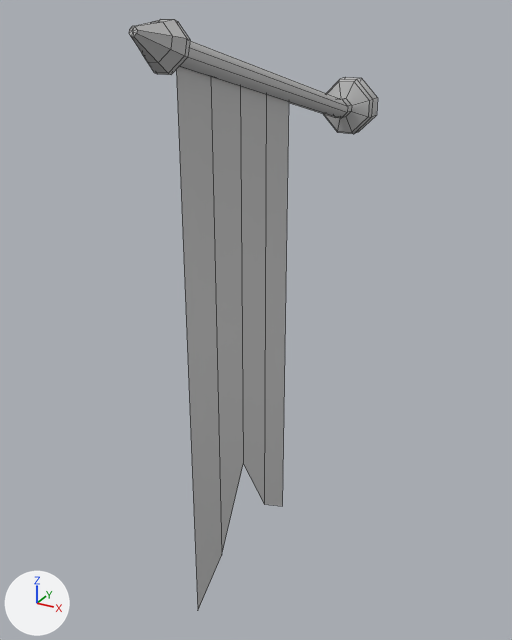
A saved change to the FBX model Assets/Art/Models/Flag_wall.fbx.
One viewpoint serves both versions: a 50 mm lens placed at (1.108, -2.833, 0.361), pointed at (-0.039, -0.748, -0.681). Lighting does not change. The marker at lower left points along +X, +Y and +Z. Mesh edges are drawn as thin lines. Where no turn or scale is listed for an object, it has been applied to the vertices.
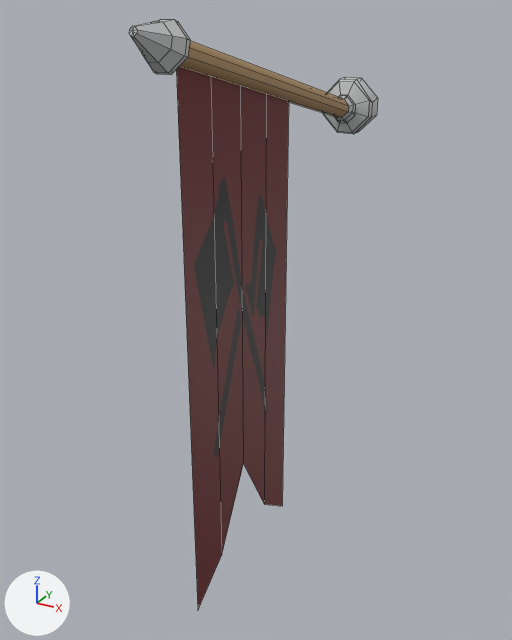
Boxes [x1, y1, x2, y2] around the edits, measured in the pictures (512 x 640 px):
part 1 of me_mesh, built on
    before: [324, 78, 378, 132]
    after: [323, 78, 378, 132]
part 2 of me_mesh, recoloured (grey to brown)
    both: [179, 41, 348, 112]
part 3 of me_mesh, recoloured (grey to brown)
    both: [176, 67, 289, 608]

What changed in the scene script:
```text
Add img_axe_png:
    img_axe_png = load_image('Axe.png', '../Materials/Axe.png', 532, 454, 'sRGB')
Add mat_flag:
    mat_flag = principled_material('Flag')
    mat_flag.texture = img_axe_png  # with its transparency
Add mat_dummy_metal2:
    mat_dummy_metal2 = principled_material('Dummy_metal2')
    mat_dummy_metal2.base_color = (0.541, 0.551, 0.554)  # light grey #c2c4c4
Add mat_fence_wood2:
    mat_fence_wood2 = principled_material('Fence_wood2')
    mat_fence_wood2.base_color = (0.416, 0.254, 0.106)  # brown #ad8a5c
Change me_mesh:
    used by ob_pcylinder2; location = (0.0, 0.0, 0.0)
    remove me_mesh.from_pydata(...)  # 100 vertices, 100 faces; spans x -0.11..0.11, y -1.42..0.0, z -1.62..0.34
    add me_mesh.from_pydata(...)  # 116 vertices, 116 faces; spans x -0.11..0.11, y -1.42..0.0, z -1.62..0.34
    me_mesh part 1
    8 faces are deleted
    4 vertices in x -0.03..0.03, y -0.14, z -0.01..0.01 move by (0.0, 0.01, 0.0)
    7 vertices move from x -0.01..0.11, y -0.14..-0.06, z -0.03..0.04 to x -0.01..0.11, y -0.14..-0.06, z -0.05..0.04
    16 vertices are added at x -0.05..0.05, y -0.12..-0.09, z -0.06..0.05
    24 new faces join them, mat_dummy_metal2 (light grey #c2c4c4)
    me_mesh part 2: 8 faces spanning x -0.03..0.03, y -1.27..-0.12, z -0.03..0.3 switch from mat_lambert1 (grey #bcbcbc) to mat_fence_wood2 (brown #ad8a5c)
    me_mesh part 3: 4 faces spanning x 0.0, y -1.25..-0.58, z -1.62..0.23 switch from mat_lambert1 (grey #bcbcbc) to mat_flag (picture img_axe_png)
    add me_mesh.materials.append(mat_dummy_metal2)  # light grey #c2c4c4
```
